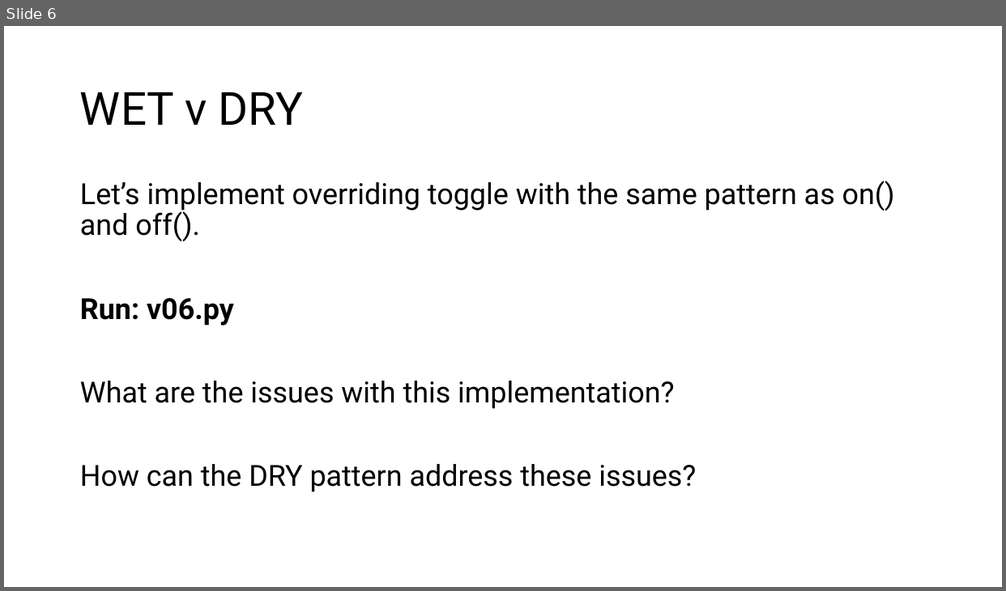
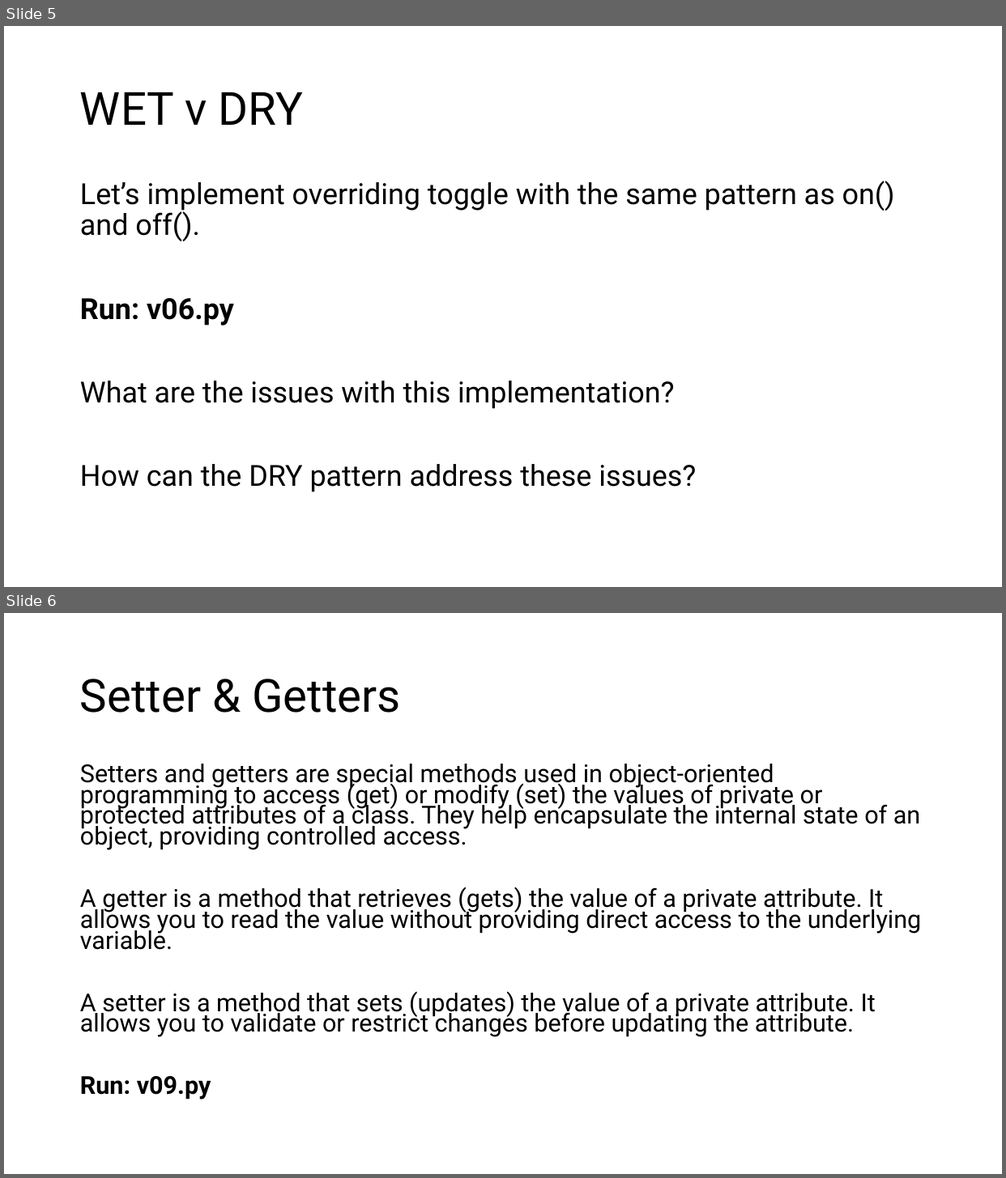
Before and after one commit to TempeHS/MicroPython_OOP_Pi_Pico_Mini_Project_Source, a slide deck: tutorials/presentations/Lecture2.pptx. Shown one above the other, each under a label of ours: slide 6 before the commit, slides 5 and 6 after it. The pictures are 1006x591 and 1006x1178 pixels, drawn with LibreOffice and Linux fonts; fonts in the diff are those of the drawing. Boxes give left, top, right and bottom in pixels: in the first picture for what was removed or moved away, otherwise in the second. Text is boxed around its words. In the diff, an @@ line names an element or a change of style, - is before the commit and + after.

```diff
--- a/tutorials/presentations/Lecture2.pptx
+++ b/tutorials/presentations/Lecture2.pptx
@@ slide 6 added at bbox=[4, 613, 1002, 1174], background #FFFFFF @@
@@ title added at bbox=[80, 679, 400, 713], 44 pt, text #000000 @@
+Setter & Getters
@@ text added at bbox=[80, 764, 922, 1100], 23.8 pt, text #000000 @@
+Setters and getters are special methods used in object-oriented programming to access (get) or modify (set) the values of private or protected attributes of a class. They help encapsulate the internal state of an object, providing controlled access.
+A getter is a method that retrieves (gets) the value of a private attribute. It allows you to read the value without providing direct access to the underlying variable.
+A setter is a method that sets (updates) the value of a private attribute. It allows you to validate or restrict changes before updating the attribute.
+Run: v09.py
@@ what was slide 6 is now slide 5 @@
```
Also in this commit, not shown: 1 slide changed, 1 other slide added, 1 slide removed, 29 other files.
